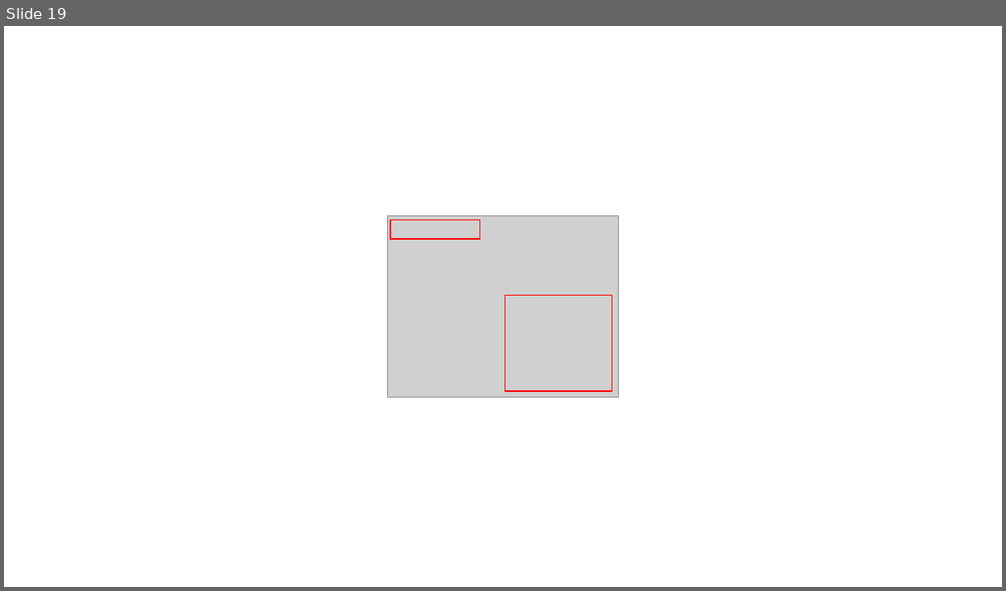
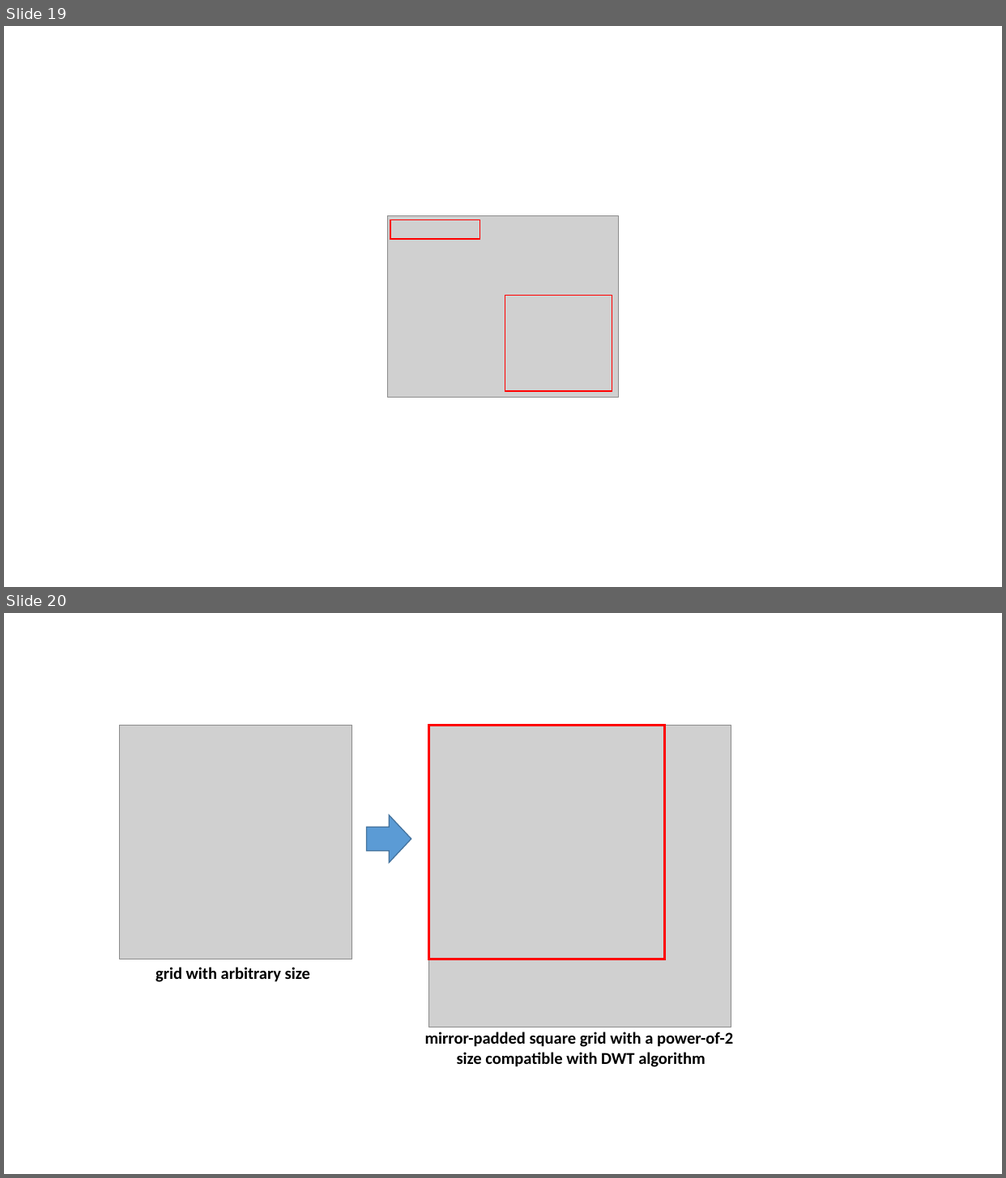
Before and after one commit to PauloCarvalhoRJ/gammaray, a slide deck: docs/figures.pptx. Shown one above the other, each under a label of ours: slide 19 before the commit, slides 19 and 20 after it. The pictures are 1006x591 and 1006x1178 pixels, drawn with LibreOffice and Linux fonts; fonts in the diff are those of the drawing; grey boxes stand for pictures. Boxes give left, top, right and bottom in pixels: in the first picture for what was removed or moved away, otherwise in the second. Text is boxed around its words. In the diff, an @@ line names an element or a change of style, - is before the commit and + after.

```diff
--- a/docs/figures.pptx
+++ b/docs/figures.pptx
@@ slide 20 added at bbox=[4, 613, 1002, 1174], background #FFFFFF @@
@@ picture added at bbox=[119, 726, 351, 960] @@
@@ picture added at bbox=[428, 726, 731, 1028] @@
@@ rectangle added at bbox=[428, 726, 665, 960], outline #FF0000 2.25 pt @@
@@ right arrow added at bbox=[366, 815, 411, 863], fill #5B9BD5, outline #43739E 1 pt @@
@@ text added at bbox=[155, 967, 310, 982], 16 pt, text #000000, bold @@
+grid with arbitrary size
@@ text added at bbox=[425, 1032, 733, 1067], 16 pt, text #000000, bold @@
+mirror-padded square grid with a power-of-2
+size compatible with DWT algorithm
```
Also in this commit, not shown: 3 other slides added, 1 other file.
